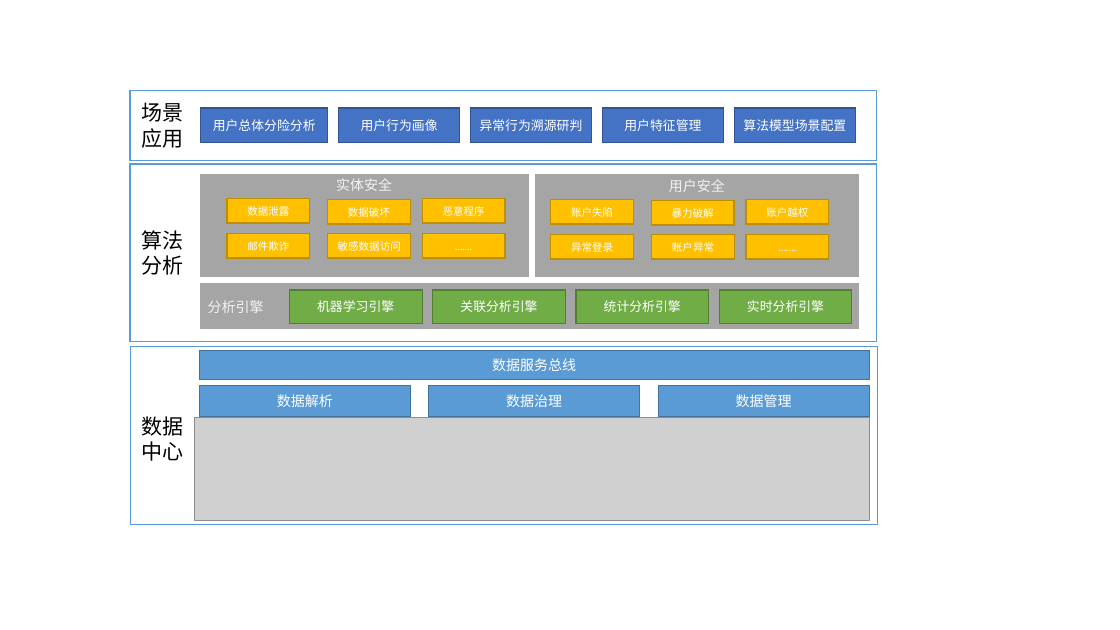
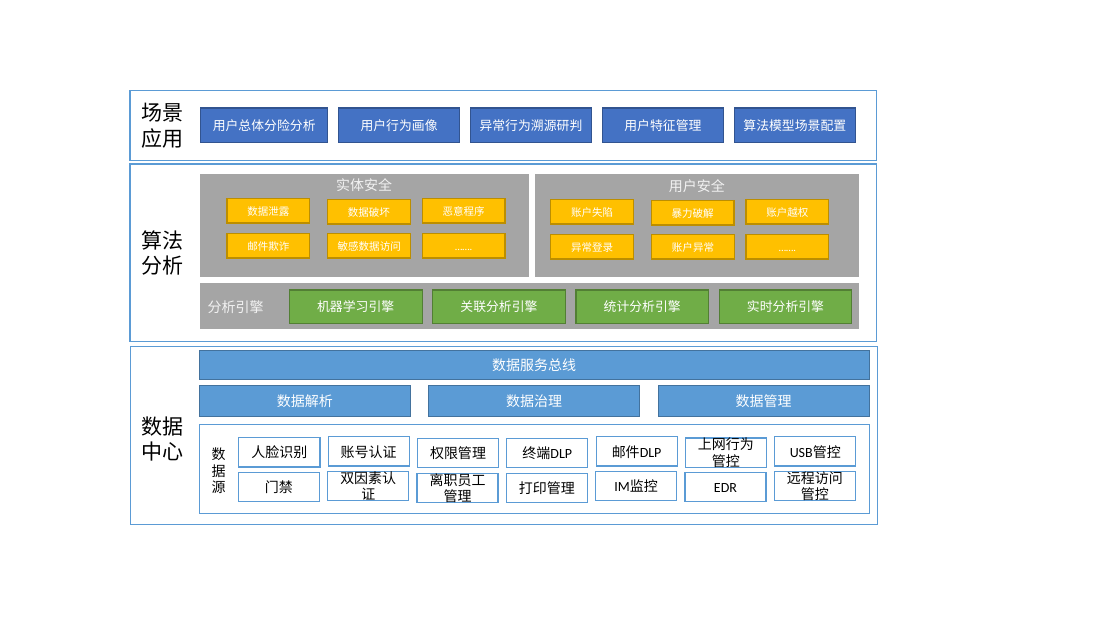
Before and after one commit to xiejava1018/xiejavaimagesrc, a slide deck: slide 10 of images/2022/画图.pptx. Drawn at 1120x630 pixels with LibreOffice and Linux fonts; fonts in the diff are those of the drawing; grey boxes stand for pictures. Boxes give left, top, right and bottom in pixels: in the first picture for what was removed or moved away, otherwise in the second. Text is boxed around its words. In the diff, an @@ line names an element or a change of style, - is before the commit and + after.

Commit message:
画图

```diff
--- a/images/2022/画图.pptx
+++ b/images/2022/画图.pptx
@@ picture removed at (x1=195, y1=418, x2=870, y2=521) @@
@@ rectangle added at (x1=199, y1=424, x2=870, y2=513), fill #FFFFFF, outline #5B9BD5 1 pt @@
@@ text added at (x1=212, y1=447, x2=226, y2=493), 12 pt, text #000000 @@
+数据源
@@ rectangle added at (x1=239, y1=438, x2=320, y2=467), fill #FFFFFF, outline #5B9BD5 1 pt, 12 pt, text #000000 @@
+人脸识别
@@ rectangle added at (x1=329, y1=437, x2=410, y2=466), fill #FFFFFF, outline #5B9BD5 1 pt, 12 pt, text #000000 @@
+账号认证
@@ rectangle added at (x1=418, y1=439, x2=499, y2=468), fill #FFFFFF, outline #5B9BD5 1 pt, 12 pt, text #000000 @@
+权限管理
@@ rectangle added at (x1=507, y1=439, x2=588, y2=468), fill #FFFFFF, outline #5B9BD5 1 pt, 12 pt, text #000000 @@
+终端DLP
@@ rectangle added at (x1=597, y1=437, x2=678, y2=466), fill #FFFFFF, outline #5B9BD5 1 pt, 12 pt, text #000000 @@
+邮件DLP
@@ rectangle added at (x1=686, y1=438, x2=767, y2=467), fill #FFFFFF, outline #5B9BD5 1 pt, 12 pt, text #000000 @@
+上网行为管控
@@ rectangle added at (x1=775, y1=437, x2=856, y2=466), fill #FFFFFF, outline #5B9BD5 1 pt, 12 pt, text #000000 @@
+USB管控
@@ rectangle added at (x1=239, y1=472, x2=320, y2=502), fill #FFFFFF, outline #5B9BD5 1 pt, 12 pt, text #000000 @@
+门禁
@@ rectangle added at (x1=328, y1=471, x2=409, y2=501), fill #FFFFFF, outline #5B9BD5 1 pt, 12 pt, text #000000 @@
+双因素认证
@@ rectangle added at (x1=417, y1=473, x2=498, y2=502), fill #FFFFFF, outline #5B9BD5 1 pt, 12 pt, text #000000 @@
+离职员工管理
@@ rectangle added at (x1=507, y1=473, x2=588, y2=502), fill #FFFFFF, outline #5B9BD5 1 pt, 12 pt, text #000000 @@
+打印管理
@@ rectangle added at (x1=596, y1=471, x2=677, y2=501), fill #FFFFFF, outline #5B9BD5 1 pt, 12 pt, text #000000 @@
+IM监控
@@ rectangle added at (x1=685, y1=473, x2=766, y2=502), fill #FFFFFF, outline #5B9BD5 1 pt, 12 pt, text #000000 @@
+EDR
@@ rectangle added at (x1=775, y1=471, x2=856, y2=501), fill #FFFFFF, outline #5B9BD5 1 pt, 12 pt, text #000000 @@
+远程访问管控
```
